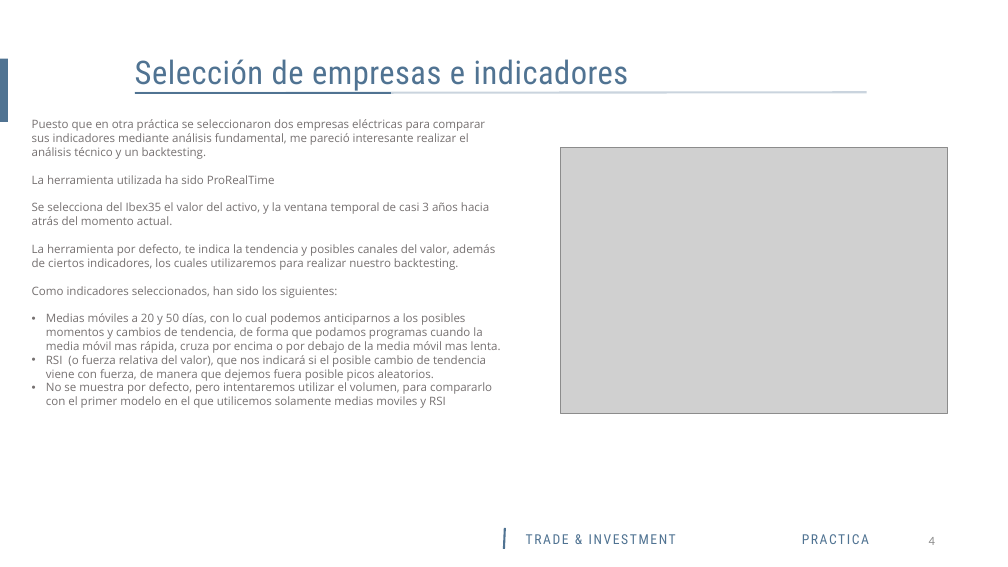
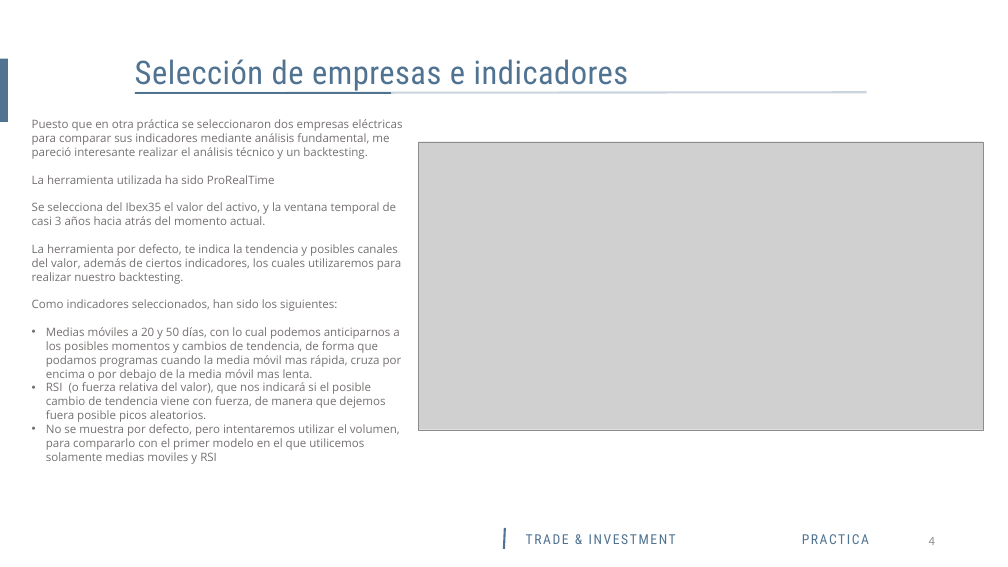
Before and after one commit to amarino5/Master-BigData-CIFF-2016, a slide deck: slide 4 of Algoritmic Trading/Algoritmic Trading Práctica.pptx. Drawn at 1008x567 pixels with LibreOffice and Linux fonts; fonts in the diff are those of the drawing; grey boxes stand for pictures. Boxes give left, top, right and bottom in pixels: in the first picture for what was removed or moved away, otherwise in the second. Text is boxed around its words. In the diff, an @@ line names an element or a change of style, - is before the commit and + after.

Commit message:
ultimos cambios

```diff
--- a/Algoritmic Trading/Algoritmic Trading Práctica.pptx
+++ b/Algoritmic Trading/Algoritmic Trading Práctica.pptx
@@ text "Puesto que en otra práctica ..." rewrapped from <box>32,119,501,408</box> to <box>32,119,402,464</box> @@
@@ picture: place and size @@
-picture at <box>561,147,948,413</box>
+picture at <box>418,142,983,430</box>
```
Also in this commit, not shown: 1 other slide changed, 2 slides added, 6 slides removed, 1 other file.
